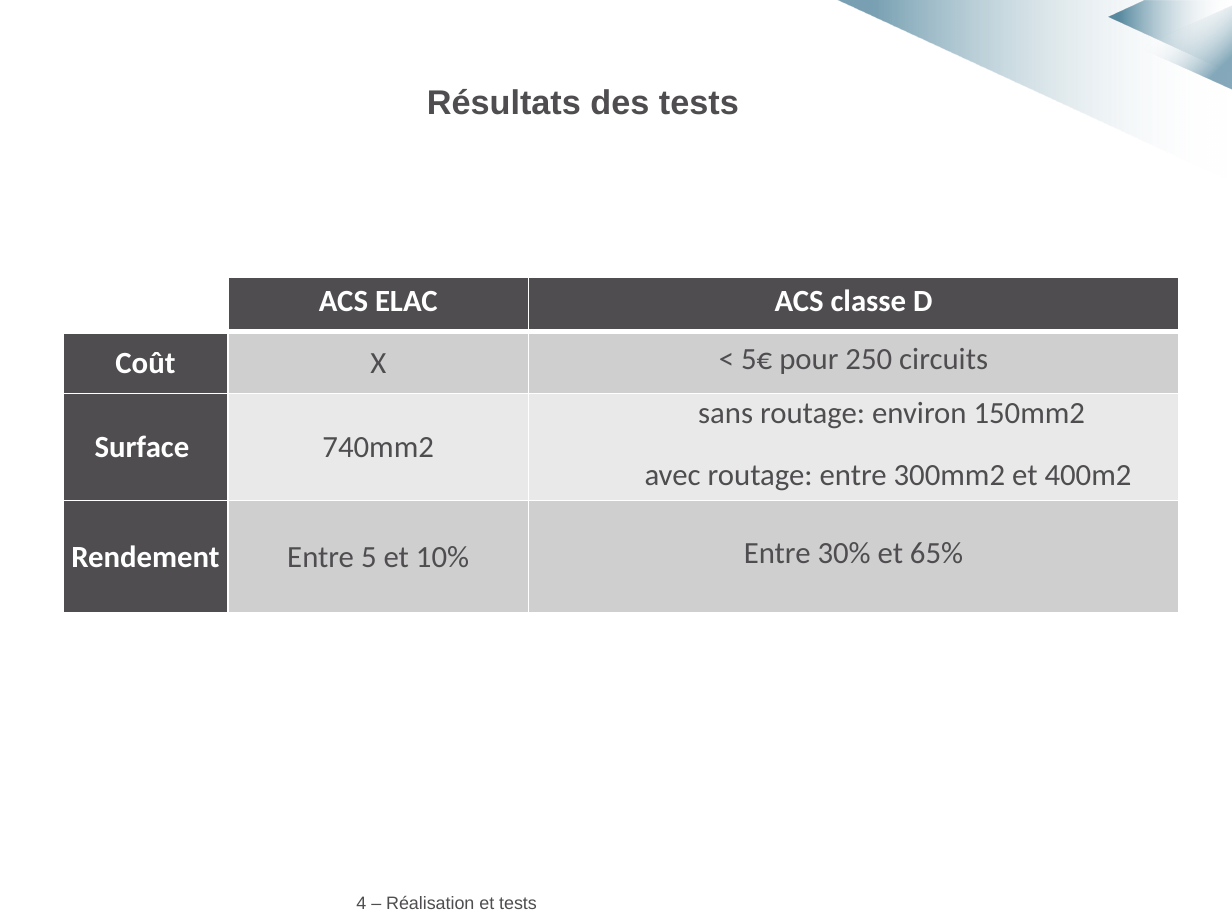
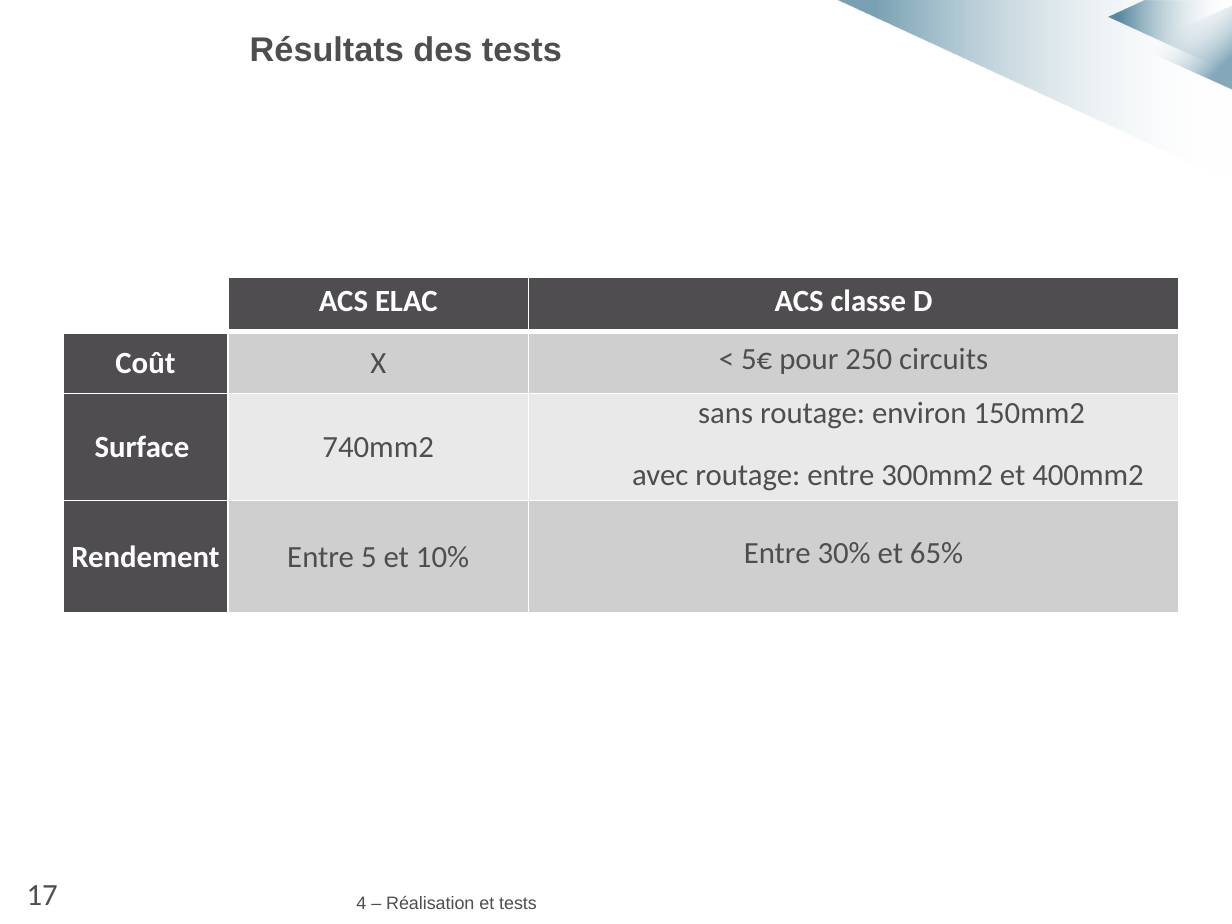
Before and after one commit to MarvynPannetier/ACSinternship, a slide deck: slide 18 of Diapo_soutenance_anim.pptx. Drawn at 1232x924 pixels with LibreOffice and Linux fonts; fonts in the diff are those of the drawing; background and template pictures are left out. Boxes give left, top, right and bottom in pixels: in the first picture for what was removed or moved away, otherwise in the second. Text is boxed around its words. In the diff, an @@ line names an element or a change of style, - is before the commit and + after.

```diff
--- a/Diapo_soutenance_anim.pptx
+++ b/Diapo_soutenance_anim.pptx
@@ text "Résultats des tests": place and size @@
-text "Résultats des tests" at box(427, 89, 739, 115)
+text "Résultats des tests" at box(250, 36, 562, 62)
@@ table at box(63, 277, 1179, 612) @@
-row 3, column 3: sans routage: environ 150mm2 avec routage: entre 300mm2 et 400m2
+row 3, column 3: sans routage: environ 150mm2 avec routage: entre 300mm2 et 400mm2
@@ text added at box(27, 885, 58, 905), 18 pt, text #4F4D50 @@
+17
```
Also in this commit, not shown: 18 other slides changed, 1 other file.
